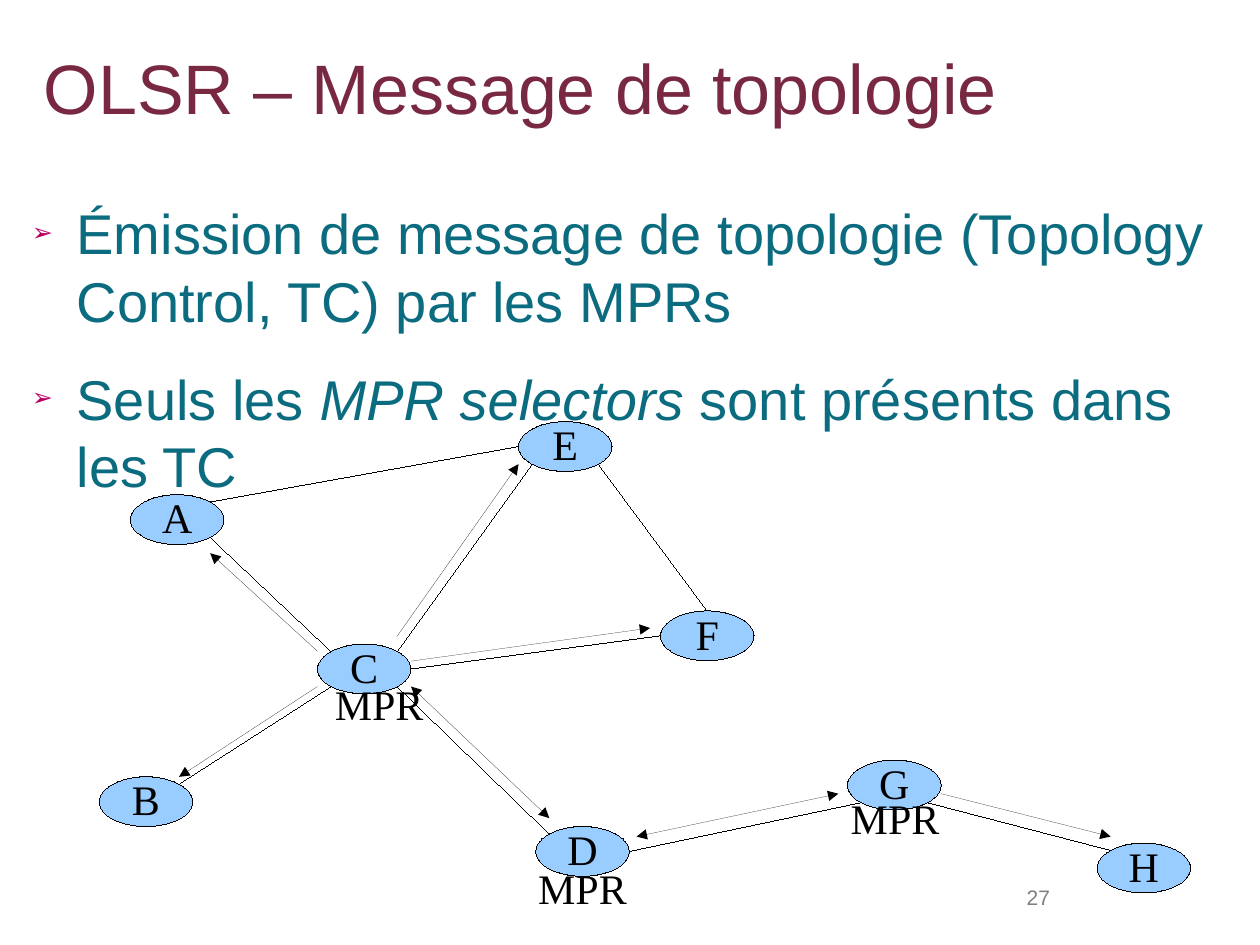
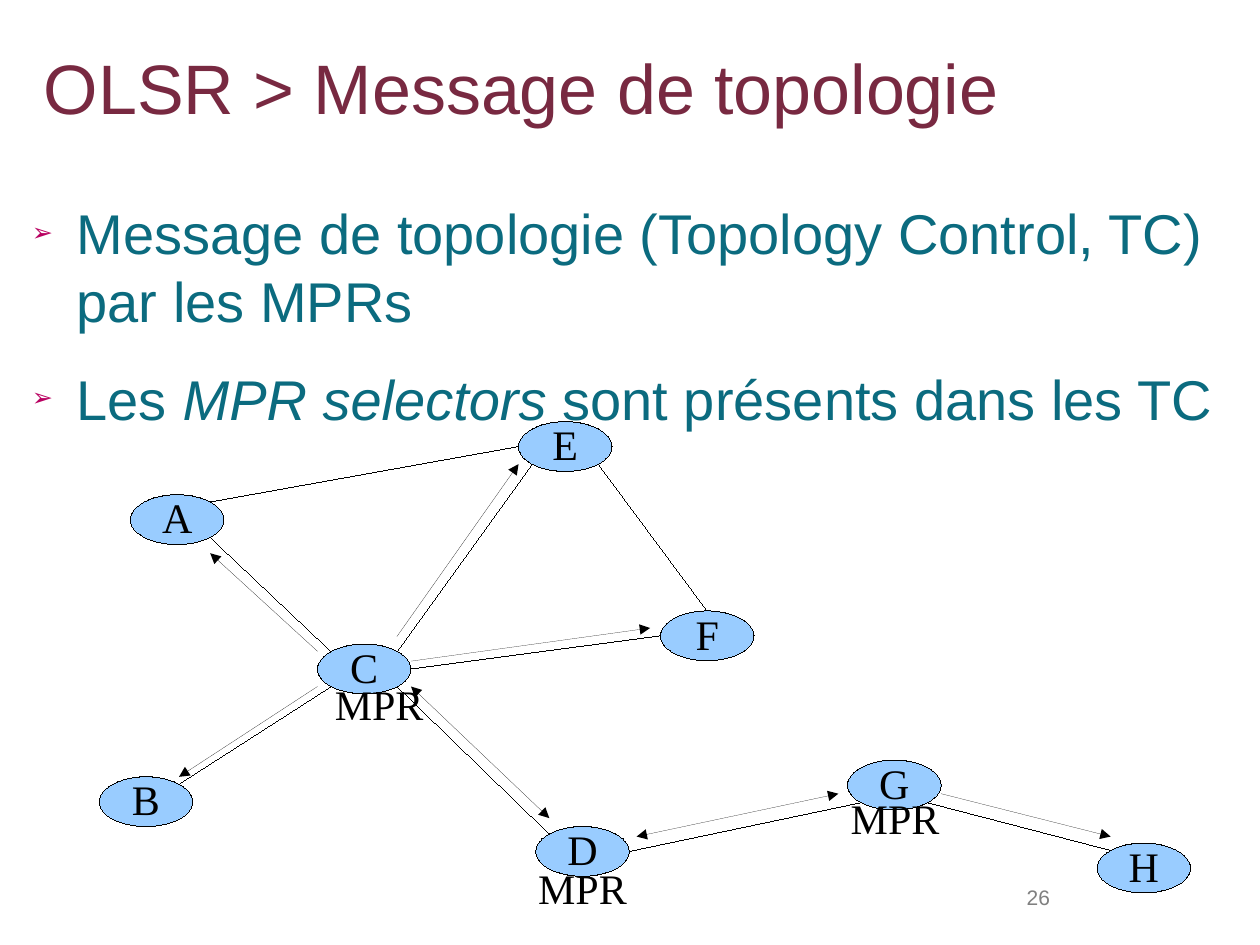
Before and after one commit to lbarbisan/adhoc, a slide deck: slide 26 of work/les_routages_adhoc.odp (slide 27 before the commit). Drawn at 1260x945 pixels with LibreOffice and Linux fonts; fonts in the diff are those of the drawing; background and template pictures are left out. Boxes give left, top, right and bottom in pixels: in the first picture for what was removed or moved away, otherwise in the second. Text is boxed around its words. In the diff, an @@ line names an element or a change of style, - is before the commit and + after.

```diff
--- a/work/les_routages_adhoc.odp
+++ b/work/les_routages_adhoc.odp
@@ title at (44,63,998,127): text changed @@
-OLSR – Message de topologie
+OLSR > Message de topologie
@@ text at (77,213,1212,431): text changed @@
-➢ Émission de message de topologie (Topology Control, TC) par les MPRs
-➢ Seuls les MPR selectors sont présents dans les TC
+➢ Message de topologie (Topology Control, TC) par les MPRs
+➢ Les MPR selectors sont présents dans les TC
@@ page number at (1027,890,1050,905): text changed @@
-27
+26
```
Also in this commit, not shown: 28 other slides changed, 1 slide removed, 1 other file.
